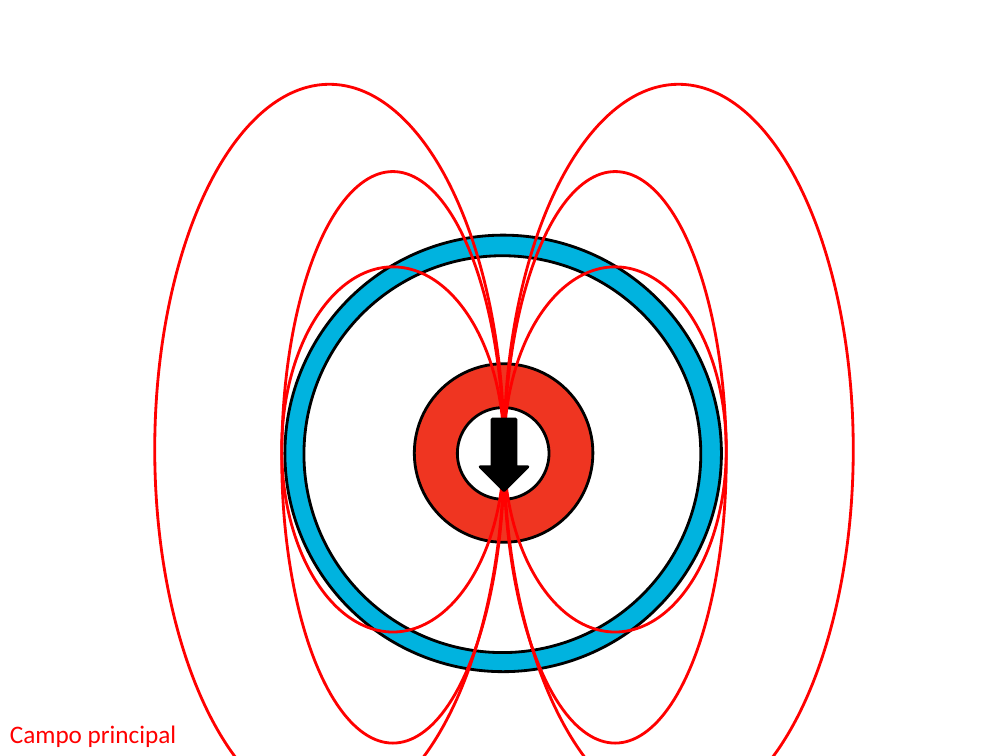
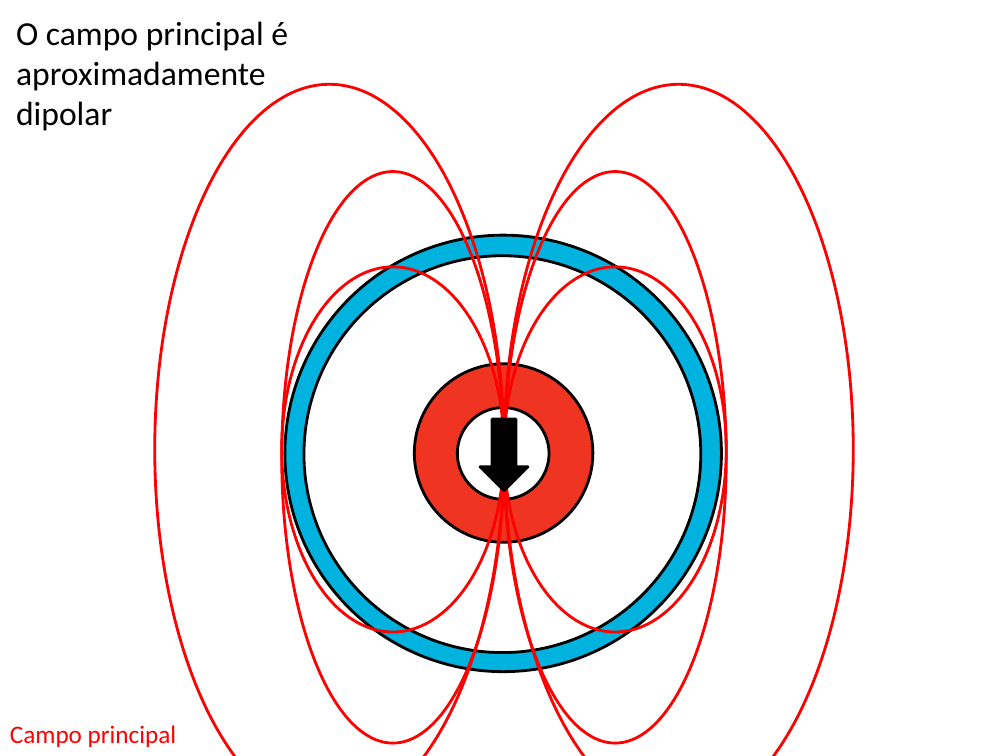
Before and after one commit to pinga-lab/CE-VII-SimBGf-2016, a slide deck: slide 34 of slides/4_anomalia_campo_total.pptx (slide 35 before the commit). Drawn at 1008x756 pixels with LibreOffice and Linux fonts; fonts in the diff are those of the drawing. Boxes give left, top, right and bottom in pixels: in the first picture for what was removed or moved away, otherwise in the second. Text is boxed around its words. In the diff, an @@ line names an element or a change of style, - is before the commit and + after.

```diff
--- a/slides/4_anomalia_campo_total.pptx
+++ b/slides/4_anomalia_campo_total.pptx
@@ text added at [16,21,288,131], 24 pt, text #000000 @@
+O campo principal é aproximadamente dipolar
```
Also in this commit, not shown: 17 other slides changed, 4 slides added, 1 slide removed.
